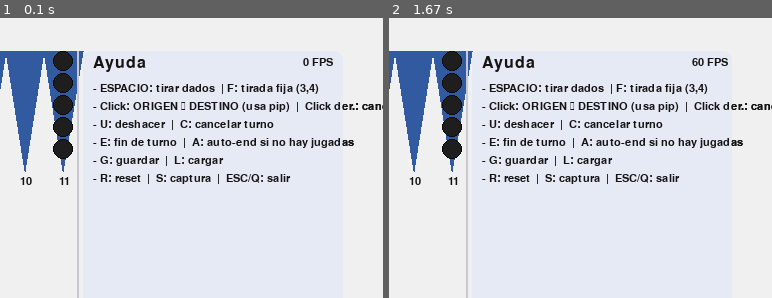
Above: before the commit, frames 1-2 (left to right).
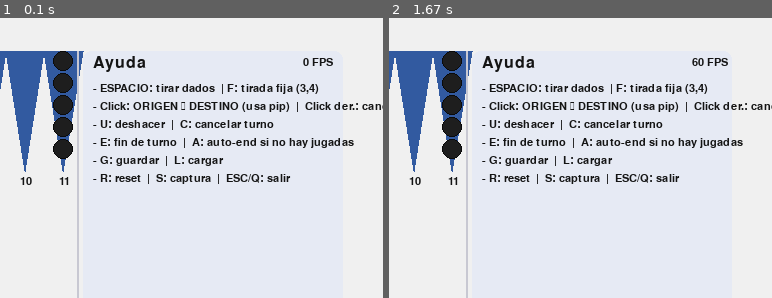
Above: after the commit, the same moments.

Repository: um-computacion/computacion-2025-backgammon-Macarena-Ardevol
Game: pygame game, started from backgammon/pygame_ui/__main__.py
Two runs of this game, one before a commit and one after it. Both use one fixed random seed, a clock stepped at 60 frames per second and the inputs below.
Inputs:
- Up to frame 1 (0.1 s): no input
- Up to frame 2 (1.67 s): tap E at 0.33, 1.38 s; hold G 0.67-1.2 s; hold A 0.67-1.2 s; tap Space at 0.73, 1.03, 1.3, 1.6 s; tap F at 0.82 s; hold R from 1.23 s (still down); hold A from 1.23 s (still down)
The pictures show only the part of the screen within x 50-100%, y 0-50%; the shares and areas given below are measured in that part.

The runs differ from the first frame. In frame 1, 0.1% of the frame differs, in the area x 89-100%, y 30-46%; in frame 2, 0.1%.

Commit message:
UI: highlight turno rival + panel prolijo + guardar/cargar JSON

Diff:
--- a/backgammon/pygame_ui/__main__.py
+++ b/backgammon/pygame_ui/__main__.py
@@ -34,6 +34,8 @@
     GAP = 2
     BADGE_R = 10
 
+    RIVAL_LINE = (160, 80, 200)  # violeta para turno rival
+
     BOARD_LEFT = MARGIN
     BOARD_RIGHT = W - MARGIN - PANEL_W
     BOARD_W = BOARD_RIGHT - BOARD_LEFT
@@ -72,7 +74,6 @@
 
     def current_color_int(game):
         p = game.current_player()
-        # Soporta Player con getters o atributo interno
         if hasattr(p, "get_color") and callable(p.get_color):
             color = p.get_color()
         else:
@@ -133,13 +134,12 @@
         history = []          # snapshots por jugada (U)
         turn_start_snap = None
         turn_moves = []       # ["7->4 (pip 3)", ...]
+        turn_moves_struct = []  # [(origin, dest, color, pip)]
+        rival_last_turn_moves = []  # jugadas del turno anterior del rival
         message = ""
 
-        # NUEVO: recordar movimientos del turno anterior (rival)
-        rival_last_turn_moves = []   # [(o,d,color,pip), ...]
-
         def start_turn_and_reset_ui(roll_tuple=None):
-            nonlocal origin_idx, selected_idx, legal_dests, last_move, history, turn_start_snap, turn_moves, message
+            nonlocal origin_idx, selected_idx, legal_dests, last_move, history, turn_start_snap, turn_moves, turn_moves_struct, message
             if roll_tuple:
                 game.start_turn(roll_tuple)
             else:
@@ -149,6 +149,7 @@
             last_move = None
             history.clear()
             turn_moves.clear()
+            turn_moves_struct.clear()
             turn_start_snap = snapshot_game(game, board)
             message = f"Dados: {game.last_roll()} | Pips: {game.pips()}"
 
@@ -163,13 +164,21 @@
             return str(SAVEFILE)
 
         def load_game():
-            nonlocal board
+            nonlocal board, game, origin_idx, selected_idx, legal_dests, history, turn_moves, turn_moves_struct, last_move, message
             if not SAVEFILE.exists():
                 return None
             with open(SAVEFILE, "r", encoding="utf-8") as f:
                 data = json.load(f)
             new_g = BackgammonGame.from_dict(data)
-            # Reemplazar la instancia de juego
+            game = new_g
+            board = game.board()
+            origin_idx = selected_idx = None
+            legal_dests = []
+            history.clear()
+            turn_moves.clear()
+            turn_moves_struct.clear()
+            last_move = None
+            message = "Partida cargada"
             return new_g
 
         running = True
@@ -205,18 +214,14 @@
 
                     elif event.key == pygame.K_e:
                         try:
-                            # al cerrar turno, guardamos los movimientos que se hicieron para resaltarlos como "del rival"
-                            # cuando cambie el jugador actual
-                            if last_move is not None or turn_moves:
-                                # reconstruir lista rica (o,d,color,pip) desde history inverso no es trivial;
-                                # guardamos sólo el último move detallado si existe
-                                pass
+                            # Guardar las jugadas del turno que termina como "del rival" para el siguiente jugador
+                            rival_last_turn_moves = list(turn_moves_struct)
                             game.end_turn()
-                            rival_last_turn_moves = []  # el rival todavía no jugó; limpiamos
                             origin_idx = selected_idx = None
                             legal_dests = []
                             history.clear()
                             turn_moves.clear()
+                            turn_moves_struct.clear()
                             last_move = None
                             message = "Turno finalizado"
                         except ValueError as ex:
@@ -226,11 +231,12 @@
                         if hasattr(game, "auto_end_turn"):
                             ok = game.auto_end_turn()
                             if ok:
-                                rival_last_turn_moves = []  # rival aún no jugó
+                                rival_last_turn_moves = list(turn_moves_struct)
                                 origin_idx = selected_idx = None
                                 legal_dests = []
                                 history.clear()
                                 turn_moves.clear()
+                                turn_moves_struct.clear()
                                 last_move = None
                                 message = "Sin jugadas → turno rotado"
                             else:
@@ -242,6 +248,8 @@
                             restore_game(game, board, snap)
                             if turn_moves:
                                 turn_moves.pop()
+                            if turn_moves_struct:
+                                turn_moves_struct.pop()
                             origin_idx = selected_idx = None
                             legal_dests = []
                             message = "Deshacer: se restauró la última jugada"
@@ -253,6 +261,7 @@
                             restore_game(game, board, turn_start_snap)
                             history.clear()
                             turn_moves.clear()
+                            turn_moves_struct.clear()
                             origin_idx = selected_idx = None
                             legal_dests = []
                             last_move = None
@@ -270,7 +279,9 @@
                         legal_dests = []
                         history.clear()
                         turn_moves.clear()
+                        turn_moves_struct.clear()
                         last_move = None
+                        rival_last_turn_moves = []
                         message = "Tablero reseteado (tirar con ESPACIO/F)"
 
                     elif event.key == pygame.K_s:
@@ -279,7 +290,6 @@
                         pygame.image.save(screen, fn)
                         message = f"Captura guardada: {fn}"
 
-                    # NUEVO: Guardar / Cargar
                     elif event.key == pygame.K_g:
                         fn = save_game()
                         message = f"Guardado: {fn}"
@@ -288,15 +298,6 @@
                         new_g = load_game()
                         if new_g is None:
                             message = "No hay guardado para cargar"
-                        else:
-                            game = new_g
-                            board = game.board()
-                            origin_idx = selected_idx = None
-                            legal_dests = []
-                            history.clear()
-                            turn_moves.clear()
-                            last_move = None
-                            message = "Partida cargada"
 
                 elif event.type == pygame.MOUSEBUTTONDOWN:
                     # Click derecho: cancelar selección
@@ -338,7 +339,7 @@
                                         else:
                                             message = f"Origen: {origin_idx} | Pips: {pips}"
                         else:
-                            # Sólo destinos de la lista legal
+                            # Sólo destinos legales
                             legal_set = {d for (d, _) in legal_dests}
                             if not legal_dests or idx_hover not in legal_set:
                                 message = f"No permitido: {origin_idx}->{idx_hover}"
@@ -355,17 +356,18 @@
                             real_dest = game.apply_move(origin_idx, pip)
                             last_move = (origin_idx, real_dest, cur_color, pip)
                             turn_moves.append(f"{origin_idx}->{real_dest} (pip {pip})")
+                            turn_moves_struct.append(last_move)
                             message = f"Move: {origin_idx}->{real_dest} (pip {pip}) | Pips: {game.pips()}"
 
                             origin_idx = None
                             selected_idx = None
                             legal_dests = []
 
-            # ---- Dibujo ----
+            # ---- Dibujo de tablero ----
             screen.fill(BG)
             col_w = BOARD_W / 12
 
-            # Triángulos
+            # Triángulos (arriba)
             for i in range(12):
                 poly = tri_polygon_top(i, col_w)
                 color = SELECT if i == origin_idx else (HILIGHT if i == idx_hover else TOP_CLR)
@@ -374,6 +376,7 @@
                 if border_w:
                     pygame.draw.polygon(screen, OUTLINE, poly, width=border_w)
 
+            # Triángulos (abajo)
             for i in range(12):
                 idx = 12 + i
                 poly = tri_polygon_bottom(i, col_w)
@@ -439,45 +442,20 @@
             for i in range(12, 24):
                 draw_stack(i, False)
 
-            # Último movimiento (línea)
+            # Último movimiento del jugador actual (línea verde)
             if last_move is not None:
                 o, d, _, _ = last_move
                 x0, y0 = tri_center(o, col_w)
                 x1, y1 = tri_center(d, col_w)
                 pygame.draw.line(screen, (20, 160, 120), (x0, y0), (x1, y1), width=4)
 
-            # resaltar puntos del último turno del rival (si existieran)
-            # En esta versión simple, uso la última línea dibujada como referencia visual
-            # Placeholder: no acumulo aún movimientos del rival, pero dejo el hook:
-            # if rival_last_turn_moves:
-            #     for (o, d, color, pip) in rival_last_turn_moves:
-            #         x0, y0 = tri_center(o, col_w)
-            #         x1, y1 = tri_center(d, col_w)
-            #         pygame.draw.line(screen, (180, 80, 200), (x0, y0), (x1, y1), width=3)
-
-            # Panel lateral
-            panel_x = W - MARGIN - PANEL_W
-            pygame.draw.rect(screen, BG_PANEL, pygame.Rect(panel_x, MARGIN, PANEL_W, H - 2 * MARGIN), border_radius=8)
-            pygame.draw.line(screen, SEP, (panel_x - 6, MARGIN), (panel_x - 6, H - MARGIN), 2)
-
-            fps = clock.get_fps()
-            screen.blit(font_small.render(f"{fps:.0f} FPS", True, TXT), (panel_x + PANEL_W - 40, MARGIN + 6))
-            screen.blit(font.render("Ayuda", True, TXT), (panel_x + 10, MARGIN + 4))
-
-            help_lines = [
-                "- ESPACIO: tirar dados  | F: tirada fija (3,4)",
-                "- Click: ORIGEN → DESTINO (usa pip)  |  Click der.: cancelar selección",
-                "- U: deshacer jugada  |  C: cancelar turno",
-                "- E: fin de turno  |  A: auto-end si no hay jugadas",
-                "- G: guardar partida  |  L: cargar partida",
-                "- R: resetear juego  |  S: captura  |  ESC/Q: salir",
-            ]
-            y = MARGIN + 32
-            for line in help_lines:
-                surf = font_small.render(line, True, TXT)
-                screen.blit(surf, (panel_x + 10, y)); y += 18
-
-            # Estado
+            # Turno anterior del rival: trazar líneas en violeta
+            if rival_last_turn_moves:
+                for (o, d, _, _) in rival_last_turn_moves:
+                    x0, y0 = tri_center(o, col_w)
+                    x1, y1 = tri_center(d, col_w)
+                    pygame.draw.line(screen, RIVAL_LINE, (x0, y0), (x1, y1), width=3)
+
             # ---- Panel lateral (estado + ayuda + lista turno) ----
             panel_x = W - MARGIN - PANEL_W
             pygame.draw.rect(screen, BG_PANEL, pygame.Rect(panel_x, MARGIN, PANEL_W, H - 2 * MARGIN), border_radius=8)
@@ -509,19 +487,18 @@
             screen.blit(font_small.render(f"Dados: {roll}",   True, TXT), (panel_x + 10, state_y));    state_y += 18
             screen.blit(font_small.render(f"Pips:  {pips_txt}",True, TXT), (panel_x + 10, state_y));   state_y += 18
 
-            # Mensaje de estado (bloque 2) — UNA sola línea, truncada si es larga
+            # Mensaje (bloque 2) — una sola línea, truncada
             msg_txt = (message or "Listo")
             if len(msg_txt) > 42:
                 msg_txt = msg_txt[:39] + "..."
             screen.blit(font_small.render(msg_txt, True, TXT), (panel_x + 10, state_y)); state_y += 12
 
-            # Lista de movimientos del turno (bloque 3) — parte alta del pie
+            # Lista de movimientos (bloque 3)
             list_title_y = state_y + 16
             screen.blit(font_small.render("Turno (últimos 6):", True, TXT), (panel_x + 10, list_title_y))
             y_list = list_title_y + 16
-            # mostramos máx. 6, de más nuevo a más viejo
             for mv in turn_moves[-6:][::-1]:
-                if y_list > H - MARGIN - 6:  # evita salir del panel
+                if y_list > H - MARGIN - 6:
                     break
                 screen.blit(font_small.render(f"• {mv}", True, TXT), (panel_x + 14, y_list))
                 y_list += 16
